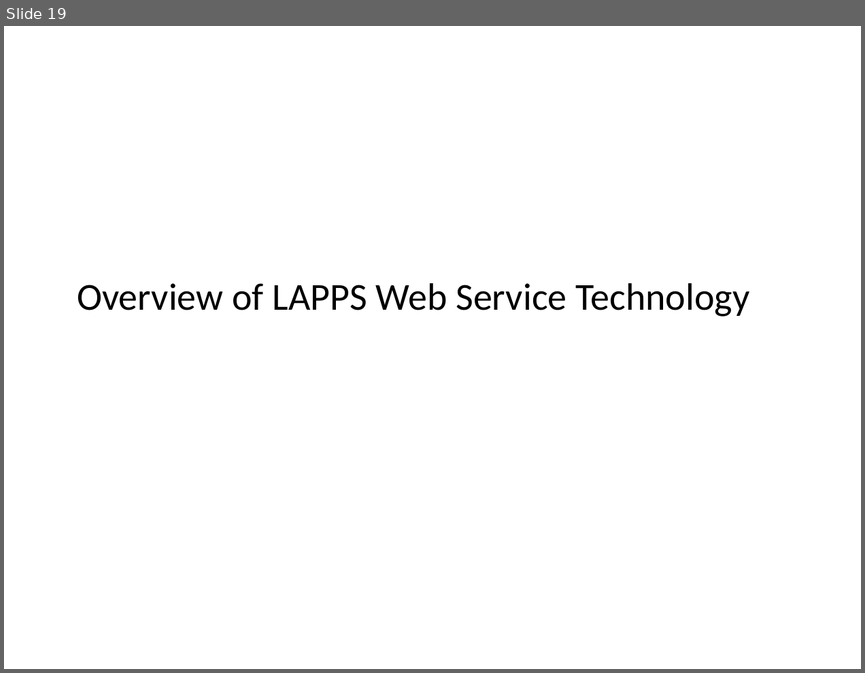
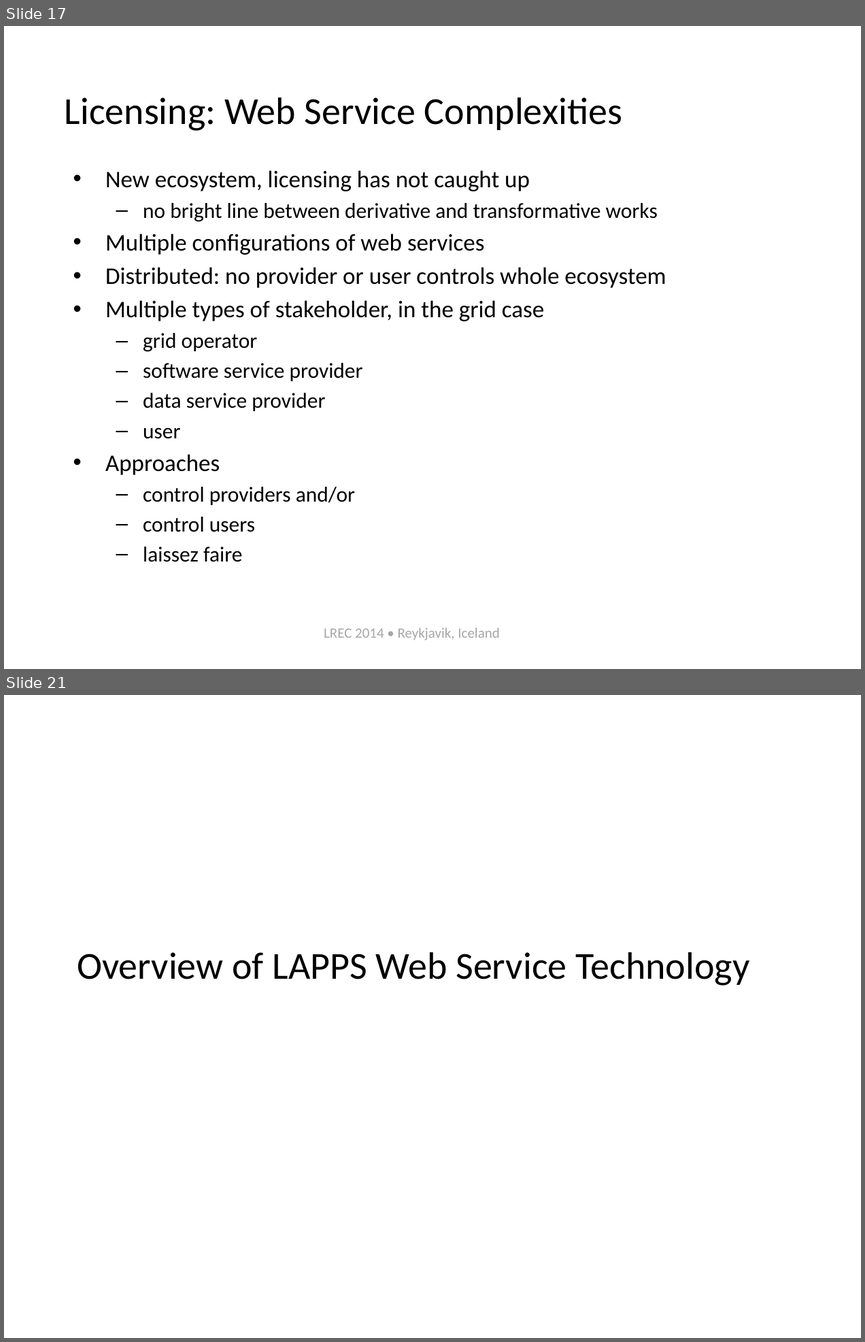
Before and after one commit to chunqishi/lrec2014_part2, a slide deck: lapps-tutorial-intro-lrec2014.pptx. Shown one above the other, each under a label of ours: slide 19 before the commit, slides 17 and 21 after it; the slides between them are not shown. The pictures are 865x673 and 865x1342 pixels, drawn with LibreOffice and Linux fonts; fonts in the diff are those of the drawing. Boxes give left, top, right and bottom in pixels: in the first picture for what was removed or moved away, otherwise in the second. Text is boxed around its words. In the diff, an @@ line names an element or a change of style, - is before the commit and + after.

```diff
--- a/lapps-tutorial-intro-lrec2014.pptx
+++ b/lapps-tutorial-intro-lrec2014.pptx
@@ slide 17 added at (x1=4, y1=26, x2=861, y2=669), background #FFFFFF @@
@@ title added at (x1=65, y1=97, x2=622, y2=131), 32 pt, text #000000 @@
+Licensing: Web Service Complexities
@@ text added at (x1=105, y1=170, x2=666, y2=562), 20 pt, text #000000 @@
+• New ecosystem, licensing has not caught up
+  – no bright line between derivative and transformative works
+• Multiple configurations of web services
+• Distributed: no provider or user controls whole ecosystem
+• Multiple types of stakeholder, in the grid case
+  – grid operator
+  – software service provider
+  – data service provider
+  – user
+• Approaches
+  – control providers and/or
+  – control users
+  – laissez faire
@@ text added at (x1=324, y1=627, x2=499, y2=640), 12 pt, text #A6A6A6 @@
+LREC 2014 • Reykjavik, Iceland
@@ what was slide 19 is now slide 21 @@
```
Also in this commit, not shown: 24 slides changed, 1 other slide added.
